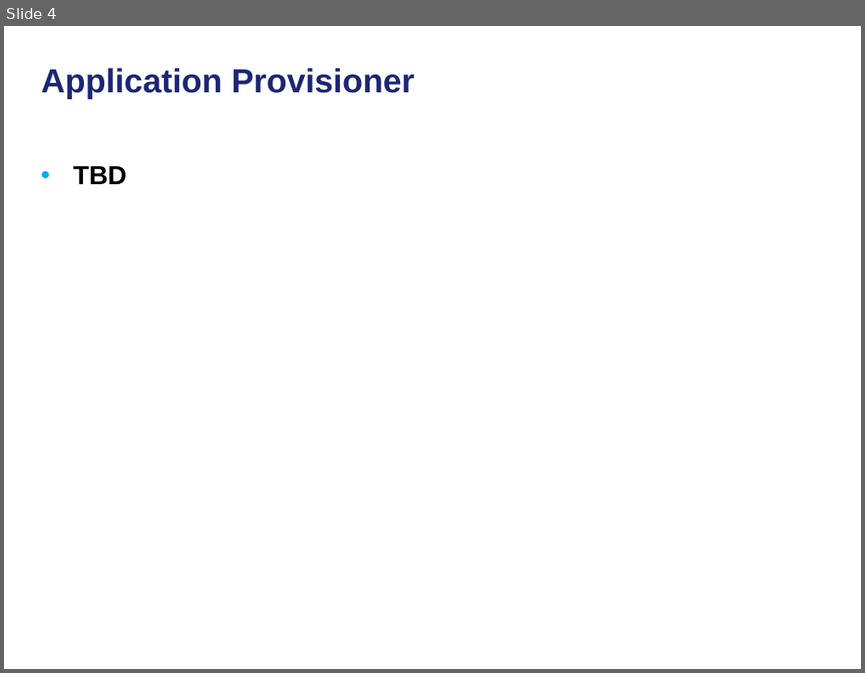
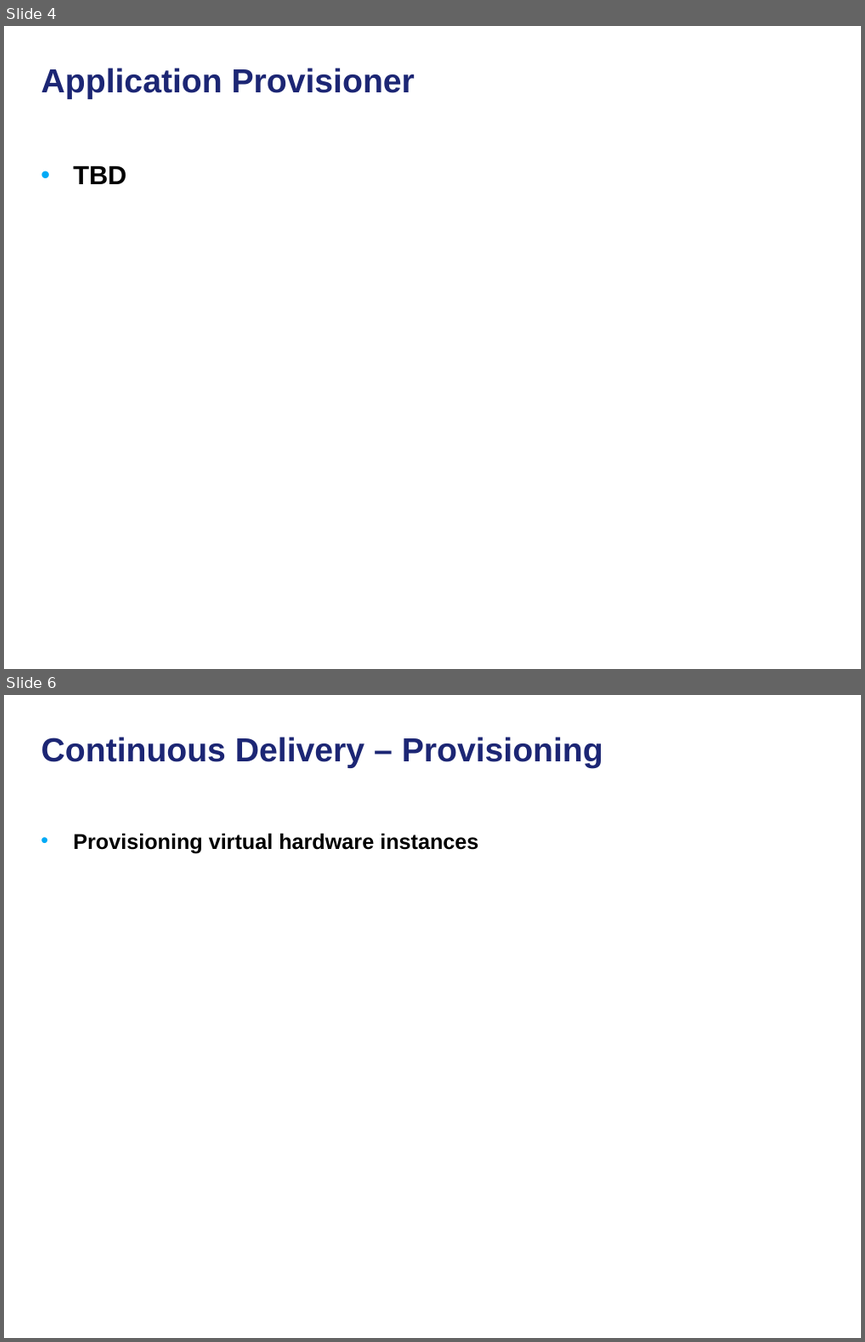
Before and after one commit to NCIP/automation, a slide deck: docs/continuous-delivery-caehr.ppt. Shown one above the other, each under a label of ours: slide 4 before the commit, slides 4 and 6 after it; the slides between them are not shown. The pictures are 865x673 and 865x1342 pixels, drawn with LibreOffice and Linux fonts; fonts in the diff are those of the drawing; background and template pictures are left out. Boxes give left, top, right and bottom in pixels: in the first picture for what was removed or moved away, otherwise in the second. Text is boxed around its words. In the diff, an @@ line names an element or a change of style, - is before the commit and + after.

```diff
--- a/docs/continuous-delivery-caehr.ppt
+++ b/docs/continuous-delivery-caehr.ppt
@@ slide 6 added at bbox=[4, 695, 861, 1338], background picture (left out) @@
@@ title added at bbox=[41, 737, 603, 768], 28 pt, text #1C2674, bold @@
+Continuous Delivery – Provisioning
@@ text added at bbox=[73, 833, 478, 854], 18 pt, text #000000, bold @@
+• Provisioning virtual hardware instances
```
Also in this commit, not shown: 2 slides changed, 12 other slides added.
